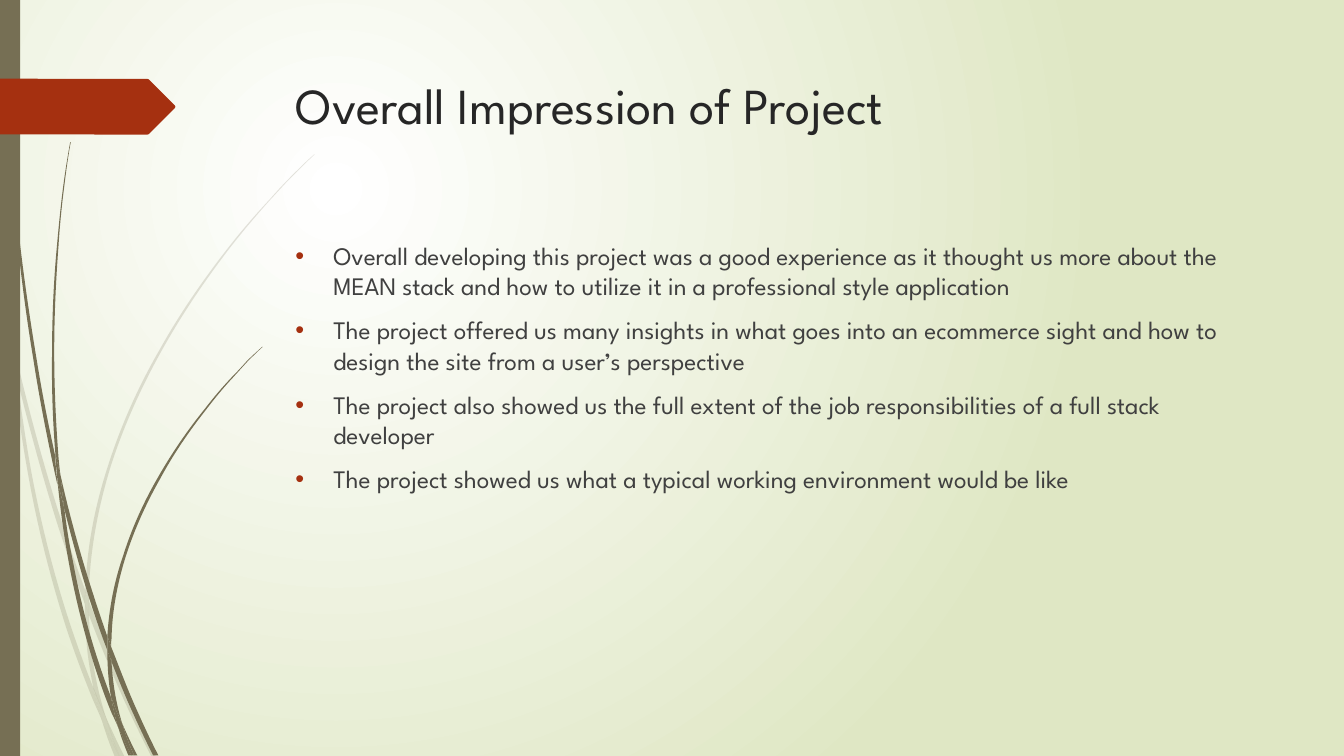
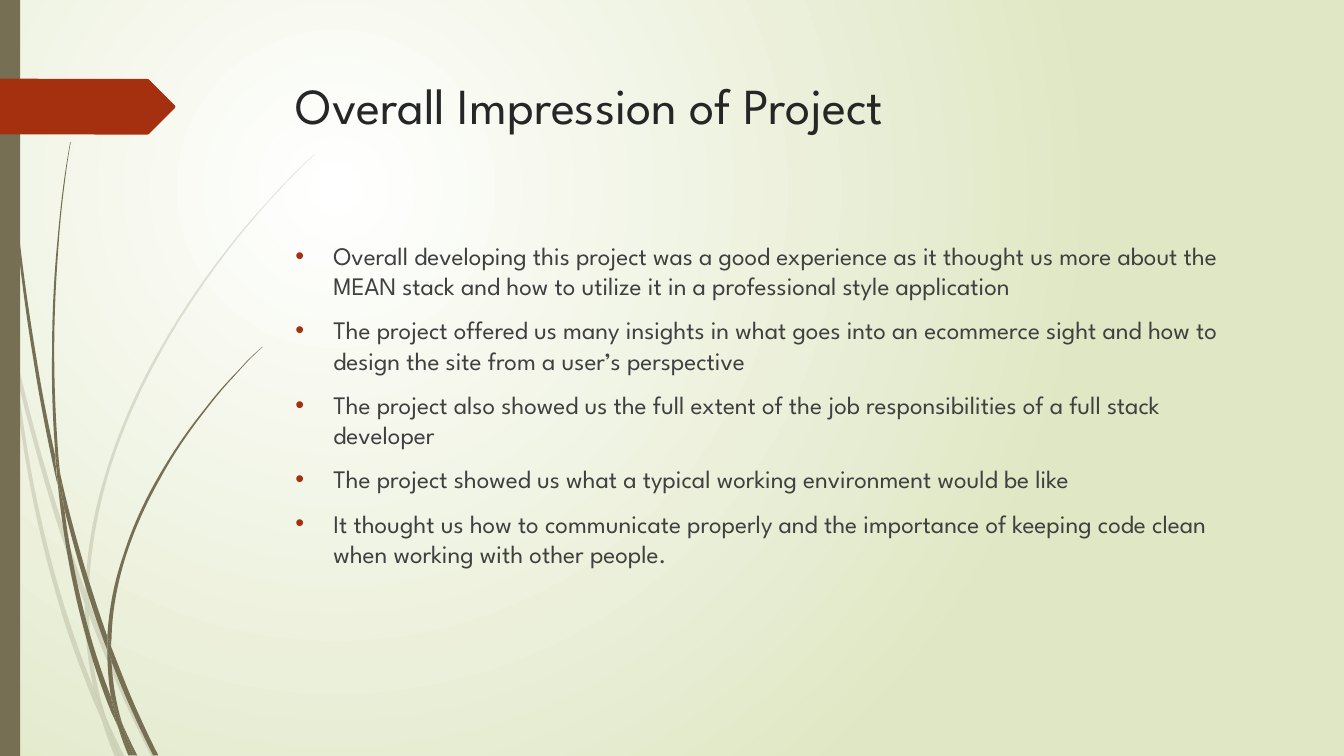
Before and after one commit to Ultan-Kearns/eCommerceApp, a slide deck: slide 14 of Presentation IT Professional.pptx. Drawn at 1344x756 pixels with LibreOffice and Linux fonts; fonts in the diff are those of the drawing. Boxes give left, top, right and bottom in pixels: in the first picture for what was removed or moved away, otherwise in the second. Text is boxed around its words. In the diff, an @@ line names an element or a change of style, - is before the commit and + after.

```diff
--- a/Presentation IT Professional.pptx
+++ b/Presentation IT Professional.pptx
@@ text at <box>333,515,1206,569</box>: paragraph added @@
+• It thought us how to communicate properly and the importance of keeping code clean when working with other people.
```
Also in this commit, not shown: 2 other slides changed, 6 other files.
